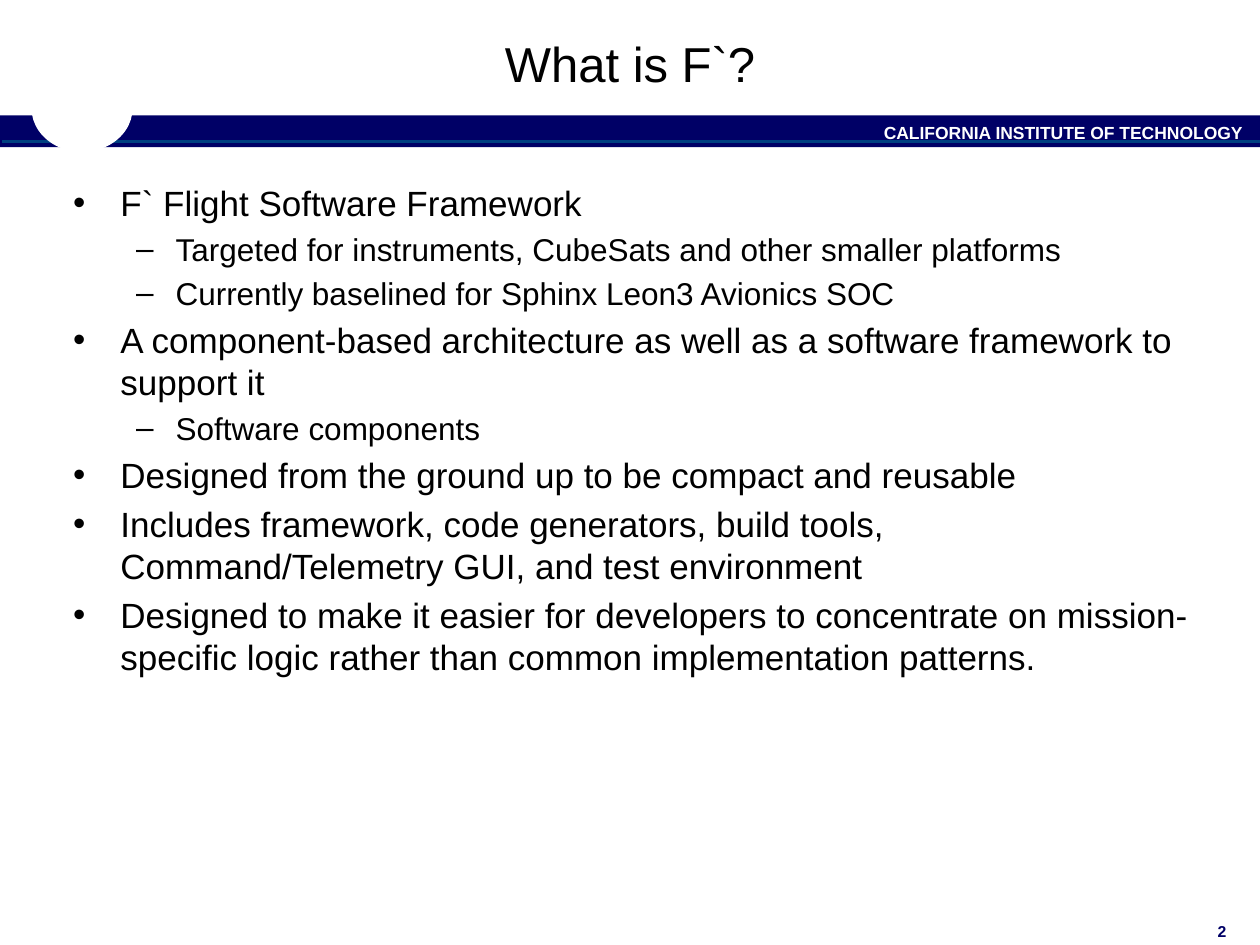
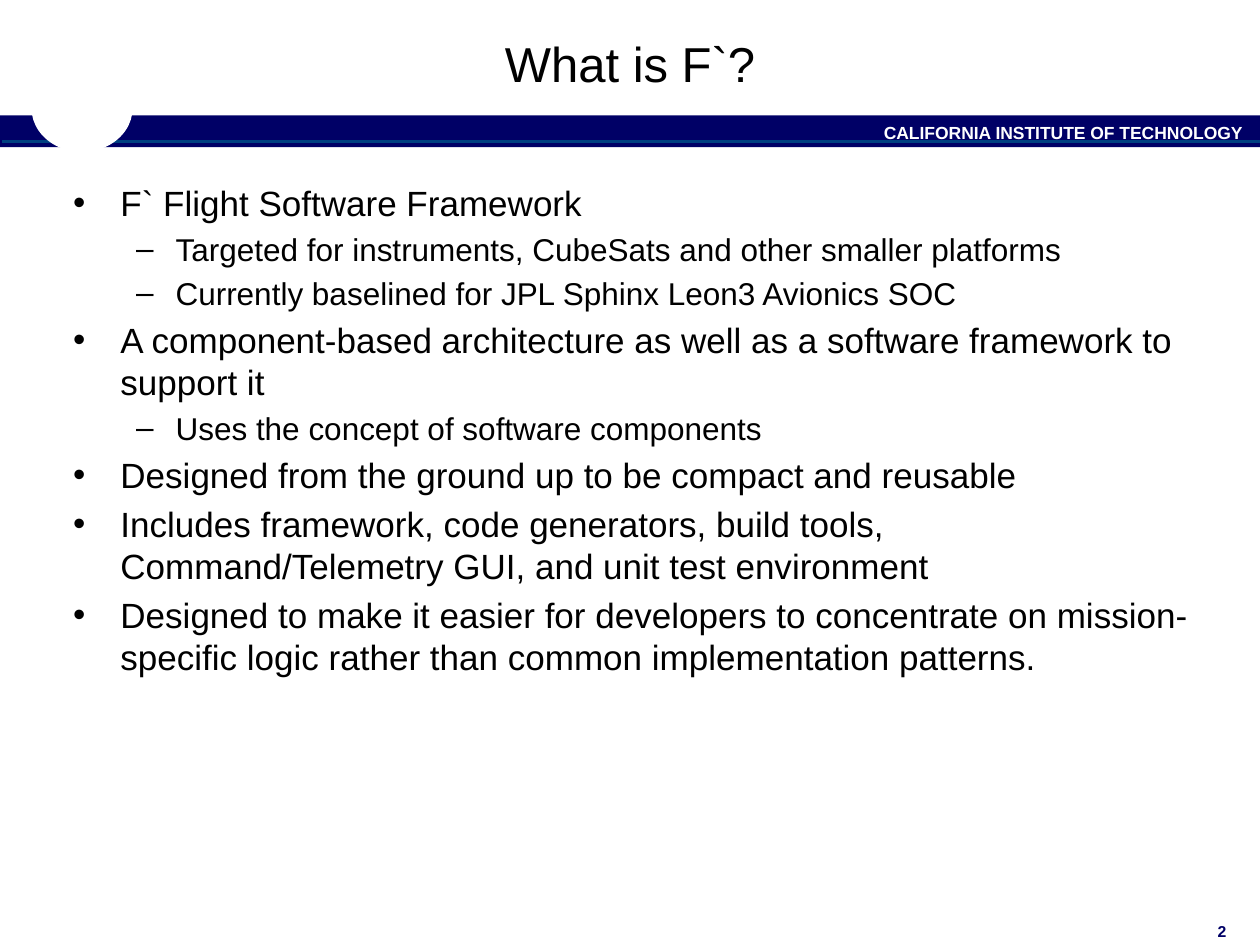
Before and after one commit to nasa/fprime, a slide deck: slide 2 of docs/Architecture/FPrimeArchitectureShort.pptx. Drawn at 1260x945 pixels with LibreOffice and Linux fonts; fonts in the diff are those of the drawing; background and template pictures are left out. Boxes give left, top, right and bottom in pixels: in the first picture for what was removed or moved away, otherwise in the second. Text is boxed around its words. In the diff, an @@ line names an element or a change of style, - is before the commit and + after.

```diff
--- a/docs/Architecture/FPrimeArchitectureShort.pptx
+++ b/docs/Architecture/FPrimeArchitectureShort.pptx
@@ text at (176,282,956,311): text changed @@
-  – Currently baselined for Sphinx Leon3 Avionics SOC
+  – Currently baselined for JPL Sphinx Leon3 Avionics SOC
@@ text at (176,417,762,446): text changed @@
-  – Software components
+  – Uses the concept of software components
@@ text at (120,511,929,586): text changed @@
-• Includes framework, code generators, build tools, Command/Telemetry GUI, and test environment
+• Includes framework, code generators, build tools, Command/Telemetry GUI, and unit test environment
```
Also in this commit, not shown: 7 other slides changed, 1 other file.
